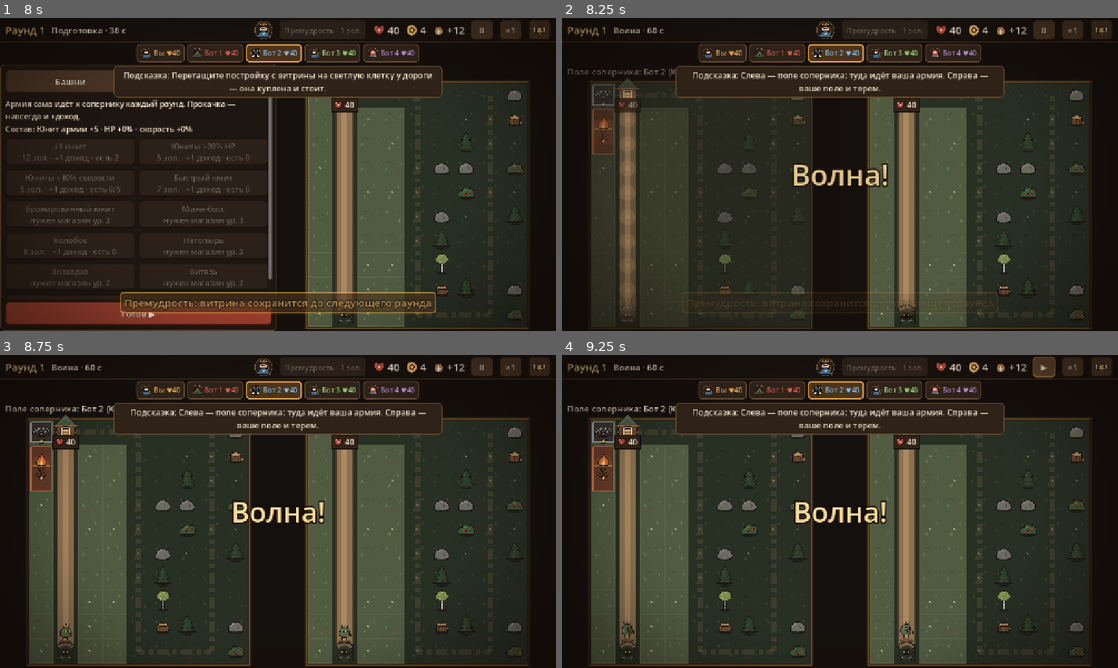
Above: before the commit, frames 1-4 (two rows, left to right).
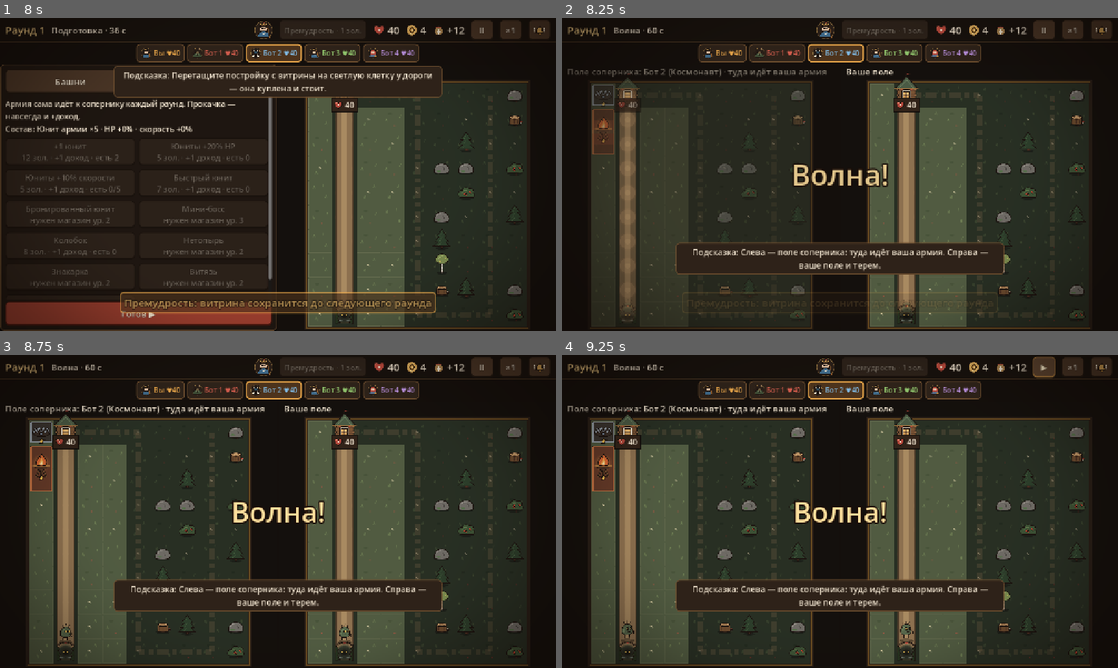
Above: after the commit, the same moments.

Repository: mewin1/godot-game
Game: Godot game, scene res://scenes/main_menu.tscn
Two runs of this game, one before a commit and one after it. Both use one fixed random seed, a clock stepped at 60 frames per second and the inputs below.
Inputs (mouse positions are in pixels of both pictures, inside the frame that each line leads up to):
- Up to frame 1 (8 s): click "Играть" at 0.5 s; click "II" at 1.25 s; click "×1" at 2 s; click (539, 30) at 2.77 s; click "Выбрать" at 3.5 s; click "Премудрость · 1 зол." at 4.25 s; click "Башни" at 5 s; click "Армия" at 5.75 s; click "+1 юнит 6 зол. · +1 доход · е…" at 6.5 s; click "+1 юнит 9 зол. · +1 доход · е…" at 7.25 s
- Up to frame 2 (8.25 s): click "Готов ▶" at 8 s
- Up to frame 3 (8.75 s): no input
- Up to frame 4 (9.25 s): click "II" at 8.75 s

Frame 1 is identical in both runs. In frame 2, 7.3% of the frame differs, in the area x 20-80%, y 15-82%; in frame 3, 7.6%; in frame 4, 7.6%.

Commit message:
Подсказка в волне — внизу; кадры справочника и Лешего в презентации

Diff:
--- a/docs/presentation/content.json
+++ b/docs/presentation/content.json
@@ -109,6 +109,18 @@
     {
      "file": "shot_portrait_prep.png",
      "caption": "Вертикальный экран: портрет героя и кнопка навыка вверху"
+    },
+    {
+     "file": "shot_leshy.png",
+     "caption": "Леший: зелёный круг на середине дороги — там мобов отбрасывает назад; строка «Школы» с набранными бонусами"
+    },
+    {
+     "file": "shot_heroes_gallery.png",
+     "caption": "Главное меню → «Справочник»: все герои…"
+    },
+    {
+     "file": "shot_reference.png",
+     "caption": "…и все постройки и мобы с описаниями"
     }
    ]
   },
--- a/src/view/match_screen.gd
+++ b/src/view/match_screen.gd
@@ -34,6 +34,8 @@
 const WAVE_TIP: String = "Слева — поле соперника: туда идёт ваша армия. Справа — ваше поле и терем."
 const TIP_SECONDS: float = 9.0
 const TIP_FONT_SIZE: int = 19
+## Отступ подсказки от низа экрана в волну (выше всплывающей сводки).
+const TIP_BOTTOM_MARGIN: float = 130.0
 
 ## Игроков в лобби: вы + боты.
 @export var player_count: int = 5
@@ -226,7 +228,11 @@
 	if _tip_time_left <= 0.0:
 		return
 	_tip_panel.reset_size()
-	_tip_panel.position = Vector2((size.x - _tip_panel.size.x) / 2.0, _hud.size.y + 8.0)
+	# В подготовку — сверху; в волну — снизу, чтобы не закрывать подписи полей.
+	var top: float = _hud.size.y + 8.0
+	if _sim.phase == MatchSim.Phase.WAVE:
+		top = size.y - _tip_panel.size.y - TIP_BOTTOM_MARGIN
+	_tip_panel.position = Vector2((size.x - _tip_panel.size.x) / 2.0, top)
 
 
 func _build_end_layer() -> void:
Binary file added: docs/presentation/shot_heroes_gallery.png
Binary file added: docs/presentation/shot_leshy.png
Binary file added: docs/presentation/shot_reference.png
Not shown, changed: docs/presentation/index.html
